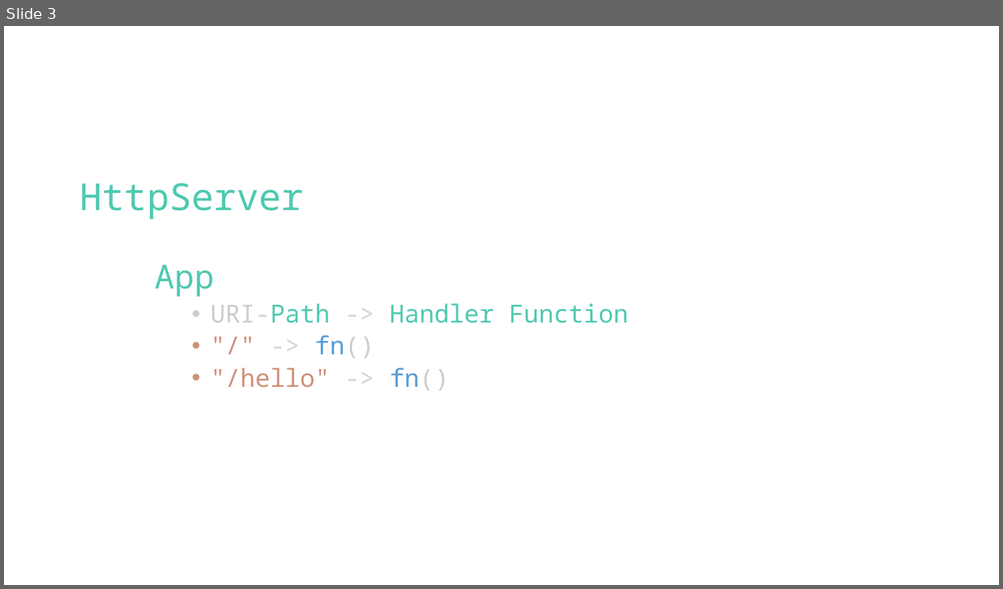
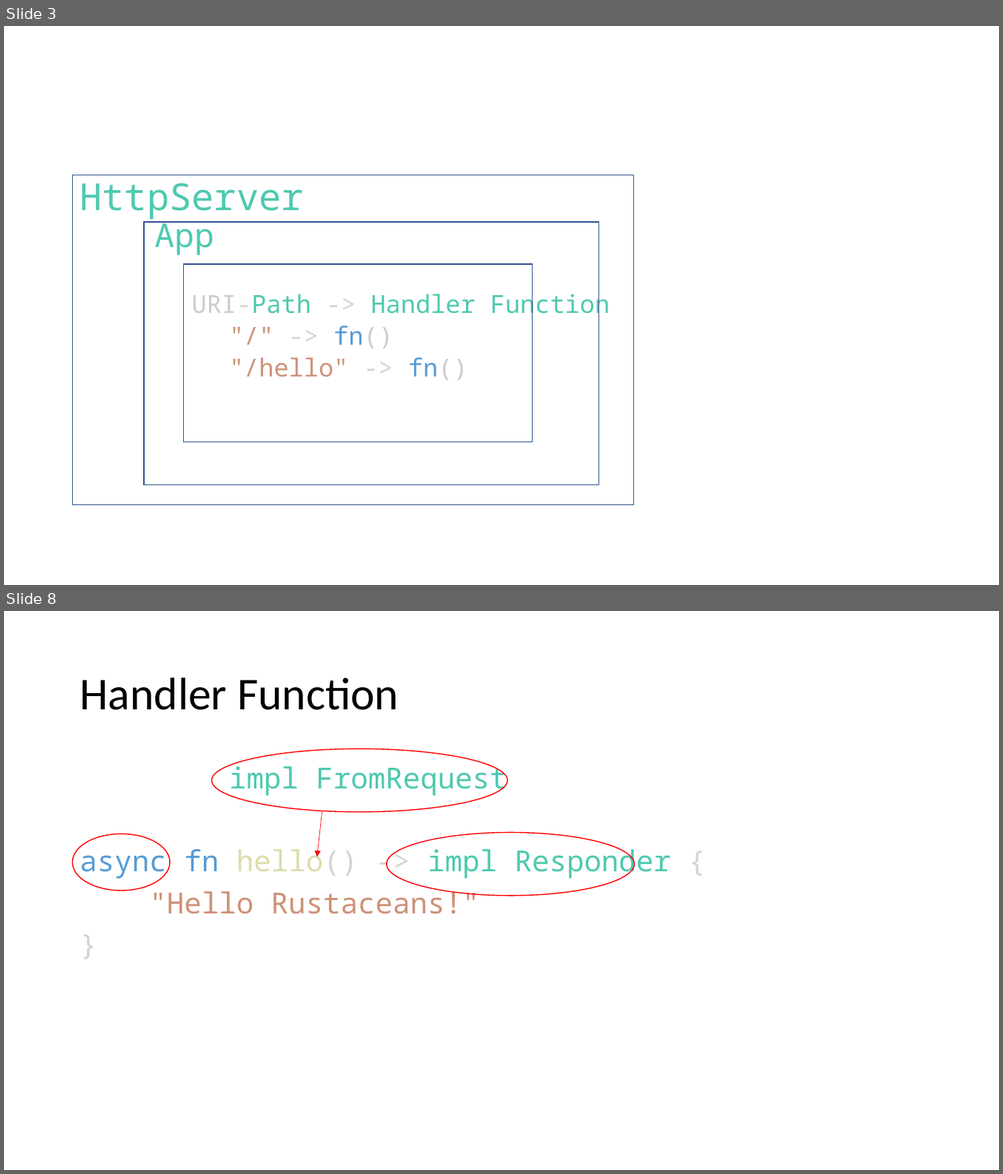
Before and after one commit to floscodes/actix_talk, a slide deck: Pres.pptx. Shown one above the other, each under a label of ours: slide 3 before the commit, slides 3 and 8 after it; the slides between them are not shown. The pictures are 1003x589 and 1003x1174 pixels, drawn with LibreOffice and Linux fonts; fonts in the diff are those of the drawing. Boxes give left, top, right and bottom in pixels: in the first picture for what was removed or moved away, otherwise in the second. Text is boxed around its words. In the diff, an @@ line names an element or a change of style, - is before the commit and + after.

```diff
--- a/Pres.pptx
+++ b/Pres.pptx
@@ slide 8 added at box(4, 611, 999, 1170), background #FFFFFF @@
@@ title added at box(79, 678, 398, 710), 44 pt, text #000000 @@
+Handler Function
@@ text added at box(79, 761, 671, 914), 28 pt, text #4EC9B0 @@
+impl FromRequest
+async fn hello() -> impl Responder {
+"Hello Rustaceans!"
+}
@@ ellipse added at box(211, 749, 507, 812), outline #FF0000 1 pt @@
@@ arrow added from (322, 812) to (316, 857), #FF0000 0.5 pt @@
@@ ellipse added at box(387, 832, 634, 896), outline #FF0000 1 pt @@
@@ ellipse added at box(73, 834, 170, 891), outline #FF0000 1 pt @@
@@ slide 3 changed as well @@
@@ rectangle added at box(73, 175, 634, 506), outline #325491 1 pt @@
@@ text at box(79, 183, 303, 255): text changed @@
-HttpServer
-App
+HttpServer
+App
@@ rectangle added at box(144, 222, 599, 485), outline #325491 1 pt @@
@@ rectangle added at box(184, 264, 532, 443), outline #325491 1 pt @@
@@ text at box(192, 290, 609, 380): bullet • to none; list level 4 to 5 in ""/" -> fn()"; list level 4 to 5 in ""/hello" -> fn()" @@
```
Also in this commit, not shown: 2 other slides changed, 5 other slides added, 3 other files.
